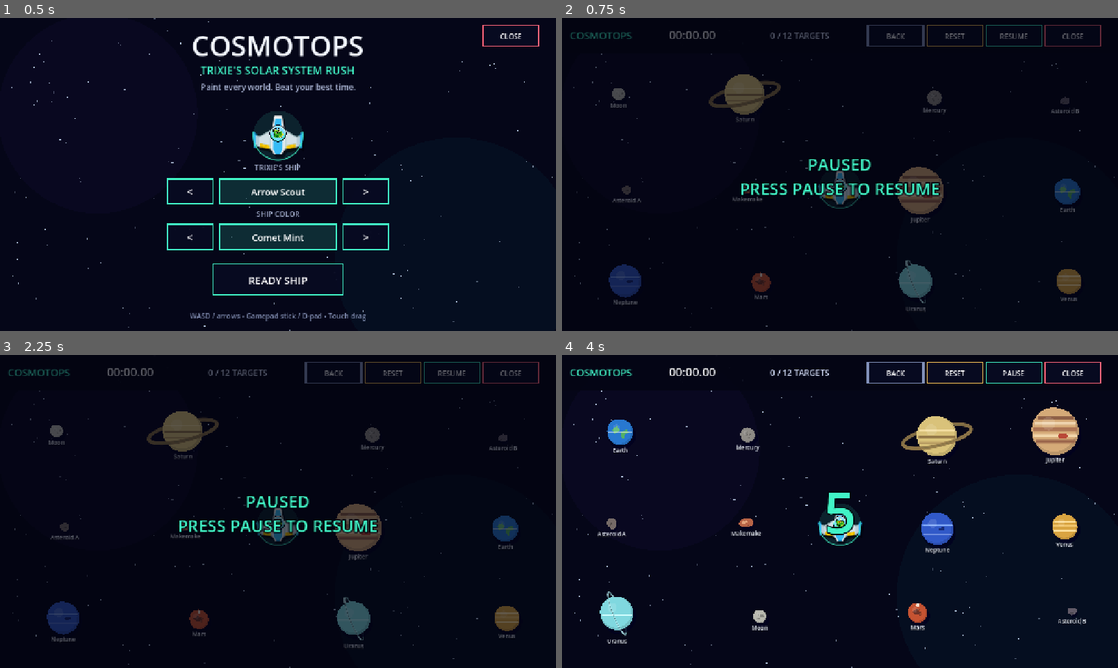
Above: before the commit, frames 1-4 (two rows, left to right).
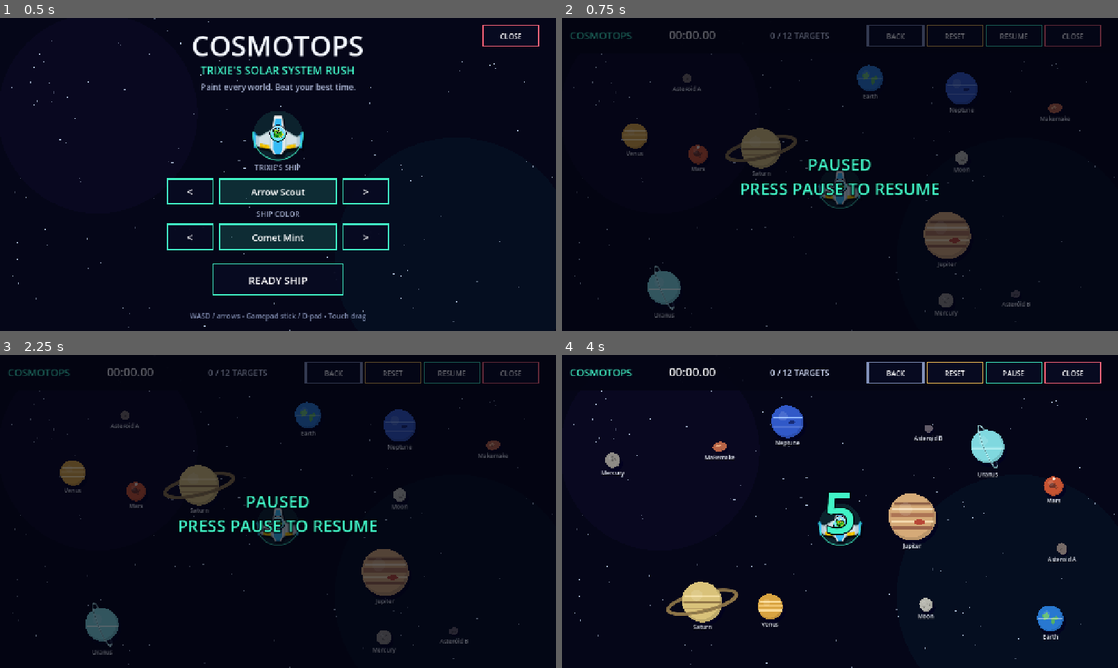
Above: after the commit, the same moments.

Repository: Ceratops-Code/Cosmotops
Game: Godot game, scene res://main.tscn
Two runs of this game, one before a commit and one after it. Both use one fixed random seed, a clock stepped at 60 frames per second and the inputs below.
Inputs (mouse positions are in pixels of both pictures, inside the frame that each line leads up to):
- Up to frame 1 (0.5 s): no input
- Up to frame 2 (0.75 s): tap Enter at 0.5 s; move the mouse to (962, 158) at 0.52 s; hold D from 0.53 s (still down); tap P at 0.6 s; click (962, 158) at 0.67 s
- Up to frame 3 (2.25 s): tap Space at 0.77, 1.25 s; release D at 1.25 s; drag from (166, 527) to (250, 574) at 1.27 s; tap Enter at 2, 2.1 s; move the mouse to (333, 442) at 2.02 s; hold D from 2.03 s (still down)
- Up to frame 4 (4 s): release D at 2.75 s; tap Space at 2.75, 3.77 s; drag from (812, 574) to (673, 464) at 2.77 s; tap Enter at 3.5 s; move the mouse to (1006, 558) at 3.52 s; hold A from 3.53 s (still down); tap R at 3.6 s

Frame 1 is identical in both runs. In frame 2, 8.4% of the frame differs, in the area x 8-94%, y 14-96%; in frame 3, 8.4%; in frame 4, 8.7%, in the area x 6-95%, y 16-93%.

Commit message:
Randomize target placement

Diff:
--- a/scripts/main.gd
+++ b/scripts/main.gd
@@ -231,25 +231,66 @@
 	run_serial += 1
 	var rng := RandomNumberGenerator.new()
 	rng.randomize()
-	# Twelve separated cells guarantee a playable layout; assignment and jitter vary each run.
-	var slots: Array[Vector2] = [
-		Vector2(130.0, 180.0), Vector2(440.0, 180.0), Vector2(840.0, 180.0), Vector2(1150.0, 180.0),
-		Vector2(130.0, 390.0), Vector2(440.0, 390.0), Vector2(840.0, 390.0), Vector2(1150.0, 390.0),
-		Vector2(130.0, 600.0), Vector2(440.0, 600.0), Vector2(840.0, 600.0), Vector2(1150.0, 600.0),
-	]
 	var specs := _body_specs()
+	var positions := _random_target_positions(specs, rng)
 	for index in range(specs.size()):
-		var slot_index := rng.randi_range(0, slots.size() - 1)
-		var position_in_space: Vector2 = slots.pop_at(slot_index)
-		position_in_space += Vector2(rng.randf_range(-28.0, 28.0), rng.randf_range(-12.0, 12.0))
 		var spec: Dictionary = specs[index]
 		var planet: ColorPlanet = PlanetScene.new()
 		planet.configure(String(spec["name"]), float(spec["radius"]), String(spec["style"]), 1000 + run_serial * 101 + index * 37)
-		planet.position = position_in_space
+		planet.position = positions[index]
 		planet.z_index = 2
 		add_child(planet)
 		planets.append(planet)
 	total_targets = planets.size()
+
+
+func _random_target_positions(specs: Array[Dictionary], rng: RandomNumberGenerator) -> Array[Vector2]:
+	# Continuous sampling removes visible rows while keeping bodies, rings, labels, and the ship separated.
+	for layout_attempt in range(32):
+		var positions: Array[Vector2] = []
+		var extents: Array[float] = []
+		for spec in specs:
+			var extent := _layout_extent(spec)
+			var candidate := Vector2.ZERO
+			var placed := false
+			for candidate_attempt in range(500):
+				candidate = Vector2(
+					rng.randf_range(maxf(82.0, extent + 20.0), minf(1198.0, VIEW_SIZE.x - extent - 20.0)),
+					rng.randf_range(105.0 + extent, VIEW_SIZE.y - extent - 36.0)
+				)
+				if candidate.distance_to(SHIP_START) < extent + 92.0:
+					continue
+				var has_clearance := true
+				for other_index in range(positions.size()):
+					var required_distance := maxf(128.0, extent + extents[other_index] + 30.0)
+					if candidate.distance_to(positions[other_index]) < required_distance:
+						has_clearance = false
+						break
+				if has_clearance:
+					placed = true
+					break
+			if not placed:
+				break
+			positions.append(candidate)
+			extents.append(extent)
+		if positions.size() == specs.size():
+			return positions
+	# This irregular layout is reachable only if every randomized packing attempt fails.
+	return [
+		Vector2(150.0, 190.0), Vector2(1010.0, 590.0), Vector2(1130.0, 230.0),
+		Vector2(210.0, 550.0), Vector2(930.0, 170.0), Vector2(390.0, 250.0),
+		Vector2(1120.0, 430.0), Vector2(500.0, 590.0), Vector2(760.0, 185.0),
+		Vector2(315.0, 465.0), Vector2(760.0, 585.0), Vector2(510.0, 145.0),
+	]
+
+
+func _layout_extent(spec: Dictionary) -> float:
+	var radius := float(spec["radius"])
+	match String(spec["style"]):
+		"saturn": return radius * 1.75
+		"uranus": return radius * 1.38
+		"makemake": return radius * 1.30
+		_: return radius
 
 
 func _clear_planets() -> void:
